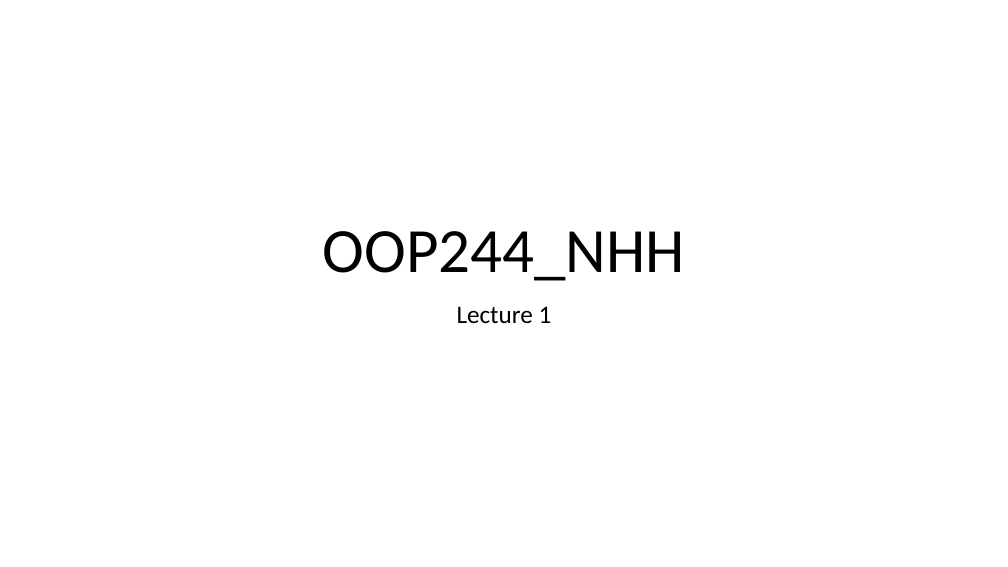
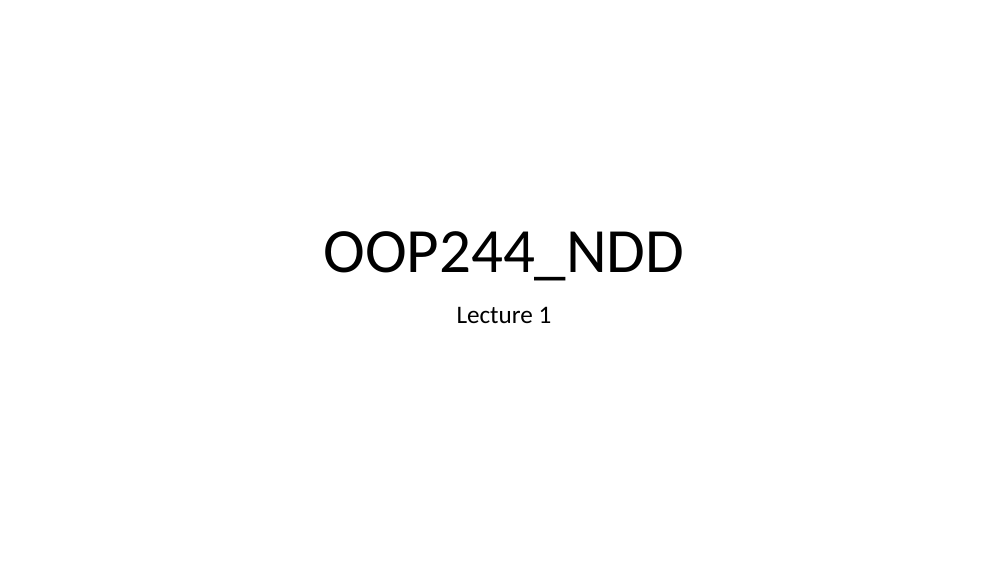
Before and after one commit to Seneca-244200/OOP244NDD, a slide deck: slide 1 of slides/Week1_1.pptx. Drawn at 1008x567 pixels with LibreOffice and Linux fonts; fonts in the diff are those of the drawing. Boxes give left, top, right and bottom in pixels: in the first picture for what was removed or moved away, otherwise in the second. Text is boxed around its words. In the diff, an @@ line names an element or a change of style, - is before the commit and + after.

Commit message:
Adding slides and lecture code

```diff
--- a/slides/Week1_1.pptx
+++ b/slides/Week1_1.pptx
@@ title at (x1=323, y1=231, x2=684, y2=281): text changed @@
-OOP244_NHH
+OOP244_NDD
```
Also in this commit, not shown: 1 other slide changed, 2 slides added, 3 slides removed, 6 other files.
